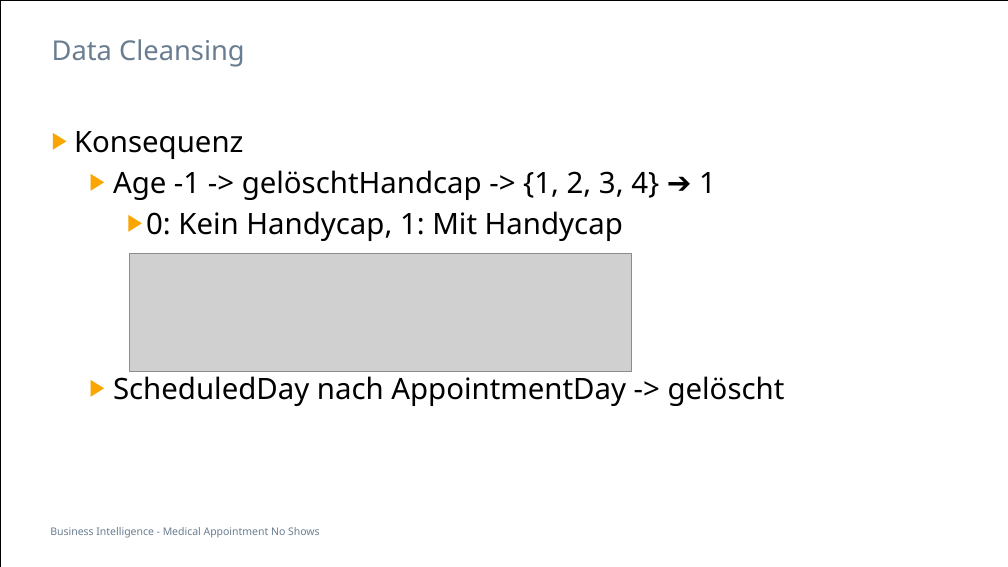
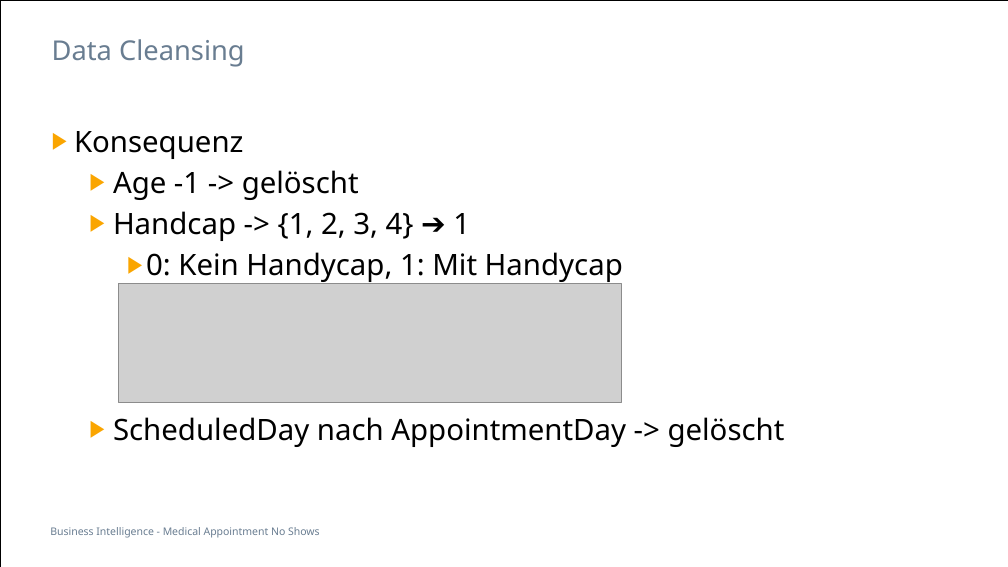
Before and after one commit to soldiervinz/BI_AppointmentShowUp, a slide deck: slide 15 of Medical Appointment No Shows.pptx. Drawn at 1008x567 pixels with LibreOffice and Linux fonts; fonts in the diff are those of the drawing; grey boxes stand for pictures. Boxes give left, top, right and bottom in pixels: in the first picture for what was removed or moved away, otherwise in the second. Text is boxed around its words. In the diff, an @@ line names an element or a change of style, - is before the commit and + after.

```diff
--- a/Medical Appointment No Shows.pptx
+++ b/Medical Appointment No Shows.pptx
@@ text at <box>113,170,470,241</box>: text changed @@
-  ▶ Age -1 -> gelöschtHandcap -> {1, 2, 3, 4} ➔ 1
+  ▶ Age -1 -> gelöscht
+  ▶ Handcap -> {1, 2, 3, 4} ➔ 1
@@ picture: place and size @@
-picture at <box>129,253,632,372</box>
+picture at <box>119,284,622,402</box>
```
Also in this commit, not shown: 2 other slides changed, 3 other files.
